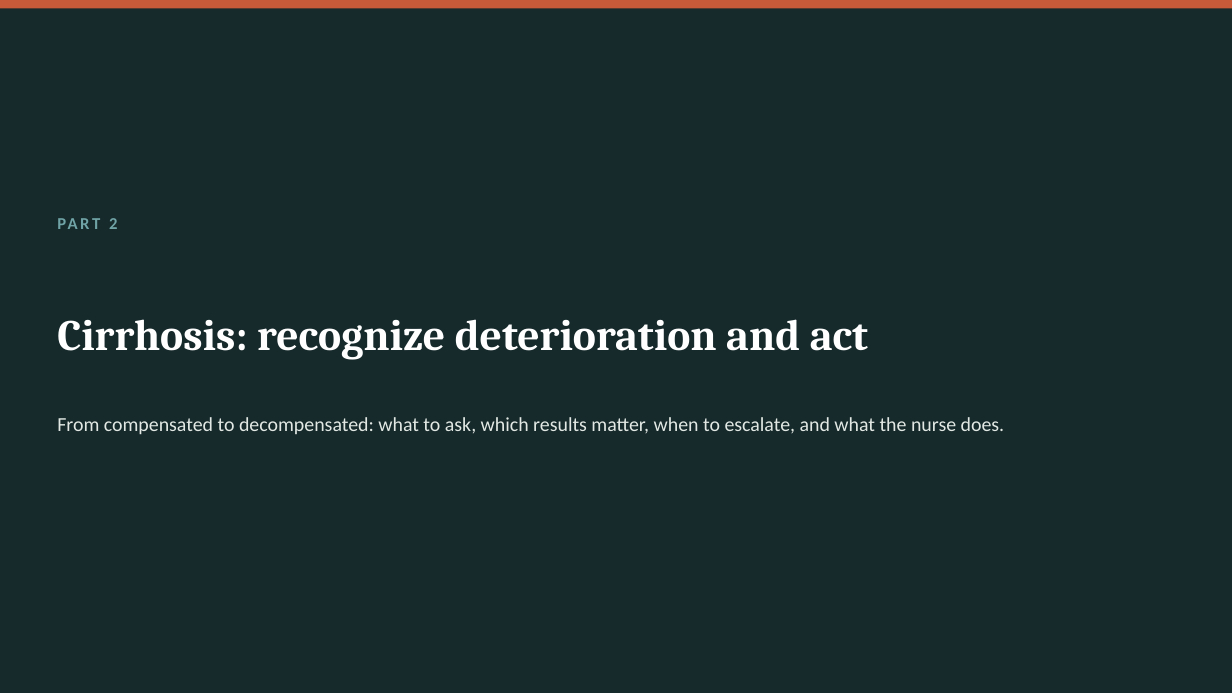
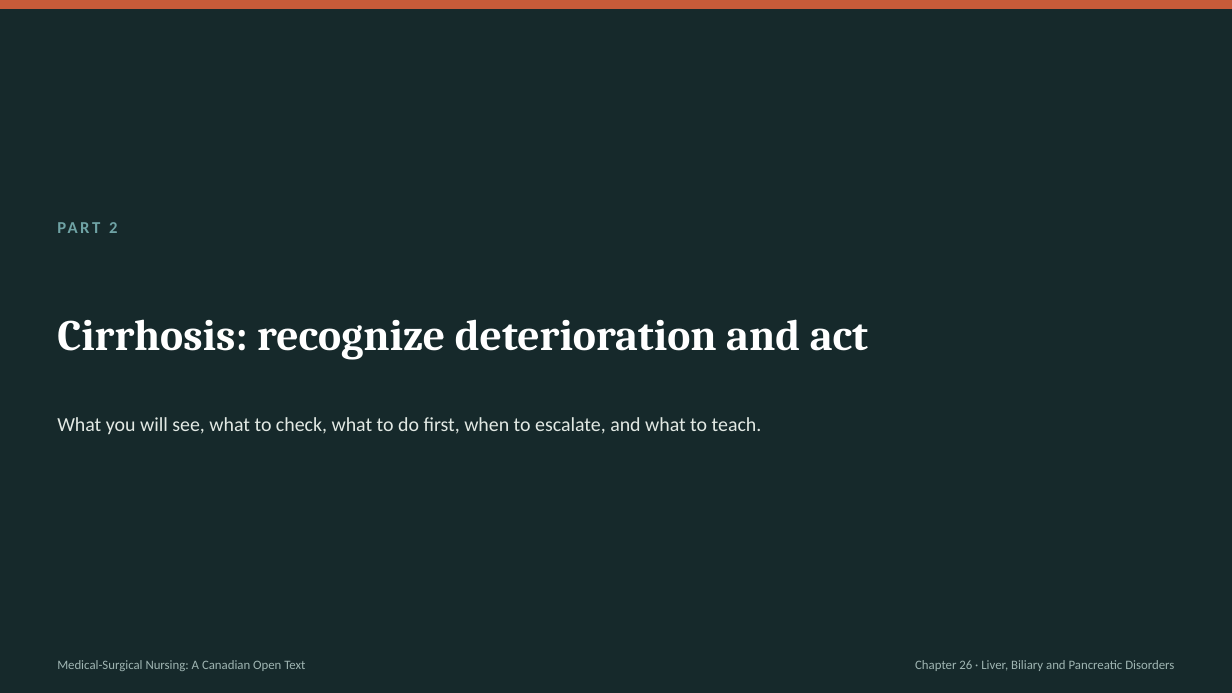
Before and after one commit to andrewleenl/opensourcenursing, a slide deck: slide 14 of Ch26_Liver_Biliary_and_Pancreatic_Disorders_Lecture_Presentation.pptx (slide 21 before the commit). Drawn at 1232x693 pixels with LibreOffice and Linux fonts; fonts in the diff are those of the drawing. Boxes give left, top, right and bottom in pixels: in the first picture for what was removed or moved away, otherwise in the second. Text is boxed around its words. In the diff, an @@ line names an element or a change of style, - is before the commit and + after.

```diff
--- a/Ch26_Liver_Biliary_and_Pancreatic_Disorders_Lecture_Presentation.pptx
+++ b/Ch26_Liver_Biliary_and_Pancreatic_Disorders_Lecture_Presentation.pptx
@@ text "PART 2" at [109, 222, 117, 233]: vertical alignment top to middle @@
@@ text at [57, 417, 762, 435]: text changed @@
-From compensated to decompensated: what to ask, which results matter, when to escalate, and what the nurse does.
+What you will see, what to check, what to do first, when to escalate, and what to teach.
@@ text added at [57, 660, 305, 671], 10 pt, text #9FB5B2 @@
+Medical-Surgical Nursing: A Canadian Open Text
@@ text added at [915, 660, 1174, 671], 10 pt, text #9FB5B2 @@
+Chapter 26 · Liver, Biliary and Pancreatic Disorders
```
Also in this commit, not shown: 10 other slides changed, 38 slides added, 44 slides removed, 1 other file.
